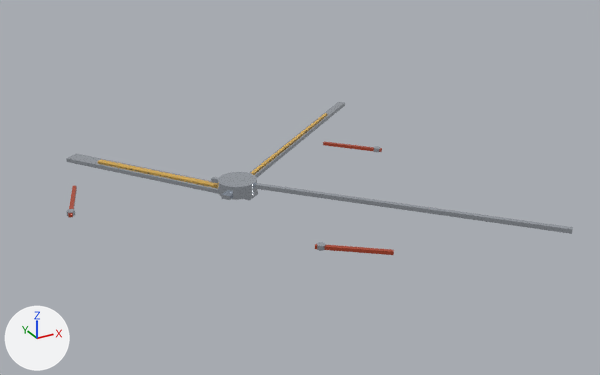
One commit to the glTF model public/assets/3d/archetypes/hands-chronograph-needle.glb: the scene before it, then after it.
Rendered twice from a camera (50 mm lens) standing at (-11.7, -26.1, 12.9) and looking at (1.8, -1.6, 0.7). Lighting does not change. The marker at lower left points along +X, +Y and +Z. The picture after the commit comes second. Where no turn or scale is listed for an object, it has been applied to the vertices.

Objects in the first picture: 'DD_ARCH_HAND_0', 'DD_ARCH_HAND_1', 'DD_ARCH_HAND_2', 'DD_ARCH_HAND_HUB', 'DD_ARCH_HAND_LUME_0', 'DD_ARCH_VK63_HUB_0', 'DD_ARCH_VK63_HUB_1', 'DD_ARCH_VK63_HUB_2', 'DD_ARCH_VK63_NEEDLE_0', 'DD_ARCH_VK63_NEEDLE_1', 'DD_ARCH_VK63_NEEDLE_2' and 1 more.
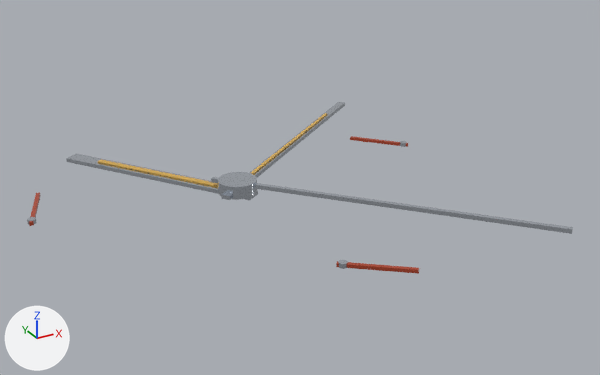
What differs and where, as boxes [x1, y1, x2, y2] in the pictures (600 x 375 px):
'DD_ARCH_VK63_NEEDLE_1', moved: before [315, 244, 394, 255]; after [336, 261, 419, 274]
'DD_ARCH_VK63_NEEDLE_2', moved: before [323, 141, 382, 152]; after [350, 136, 408, 147]
'DD_ARCH_VK63_NEEDLE_0', moved: before [68, 186, 77, 217]; after [29, 193, 41, 226]
'DD_ARCH_VK63_HUB_1', moved: before [317, 242, 326, 251]; after [338, 260, 348, 269]
'DD_ARCH_VK63_HUB_0', moved: before [66, 209, 75, 217]; after [27, 217, 37, 224]
'DD_ARCH_VK63_HUB_2', moved: before [373, 146, 380, 152]; after [400, 141, 407, 147]

The change, as a diff of the scene's bpy script:
```diff
--- a/public/assets/3d/archetypes/hands-chronograph-needle.glb.py
+++ b/public/assets/3d/archetypes/hands-chronograph-needle.glb.py
@@ ob_dd_arch_vk63_hub_0 @@
 ob_dd_arch_vk63_hub_0 = bpy.data.objects.new('DD_ARCH_VK63_HUB_0', me_cylinder_001)
-ob_dd_arch_vk63_hub_0.location = (-6.2, 0.0, 0.84)
+ob_dd_arch_vk63_hub_0.location = (-7.5, 0.0, 0.84)
@@ ob_dd_arch_vk63_hub_1 @@
 ob_dd_arch_vk63_hub_1 = bpy.data.objects.new('DD_ARCH_VK63_HUB_1', me_cylinder_002)
-ob_dd_arch_vk63_hub_1.location = (0.0, -6.2, 0.84)
+ob_dd_arch_vk63_hub_1.location = (0.0, -7.5, 0.84)
@@ ob_dd_arch_vk63_hub_2 @@
 ob_dd_arch_vk63_hub_2 = bpy.data.objects.new('DD_ARCH_VK63_HUB_2', me_cylinder_003)
-ob_dd_arch_vk63_hub_2.location = (6.2, 0.0, 0.84)
+ob_dd_arch_vk63_hub_2.location = (7.5, 0.0, 0.84)
@@ ob_dd_arch_vk63_needle_0 @@
 ob_dd_arch_vk63_needle_0 = bpy.data.objects.new('DD_ARCH_VK63_NEEDLE_0', me_cube_005)
-ob_dd_arch_vk63_needle_0.location = (-5.88, 0.98, 0.82)
+ob_dd_arch_vk63_needle_0.location = (-7.18, 0.98, 0.82)
@@ ob_dd_arch_vk63_needle_1 @@
 ob_dd_arch_vk63_needle_1 = bpy.data.objects.new('DD_ARCH_VK63_NEEDLE_1', me_cube_006)
-ob_dd_arch_vk63_needle_1.location = (0.81, -6.83, 0.82)
+ob_dd_arch_vk63_needle_1.location = (0.81, -8.13, 0.82)
@@ ob_dd_arch_vk63_needle_2 @@
 ob_dd_arch_vk63_needle_2 = bpy.data.objects.new('DD_ARCH_VK63_NEEDLE_2', me_cube_007)
-ob_dd_arch_vk63_needle_2.location = (5.51, 0.76, 0.82)
+ob_dd_arch_vk63_needle_2.location = (6.81, 0.76, 0.82)
```
